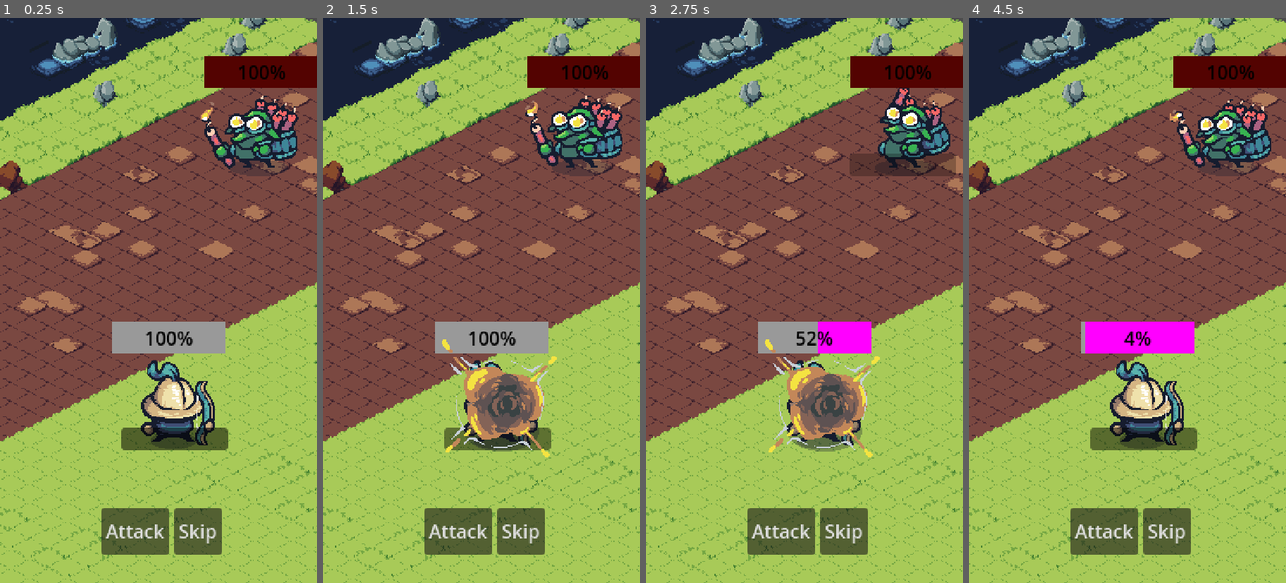
Above: before the commit, frames 1-4 (left to right).
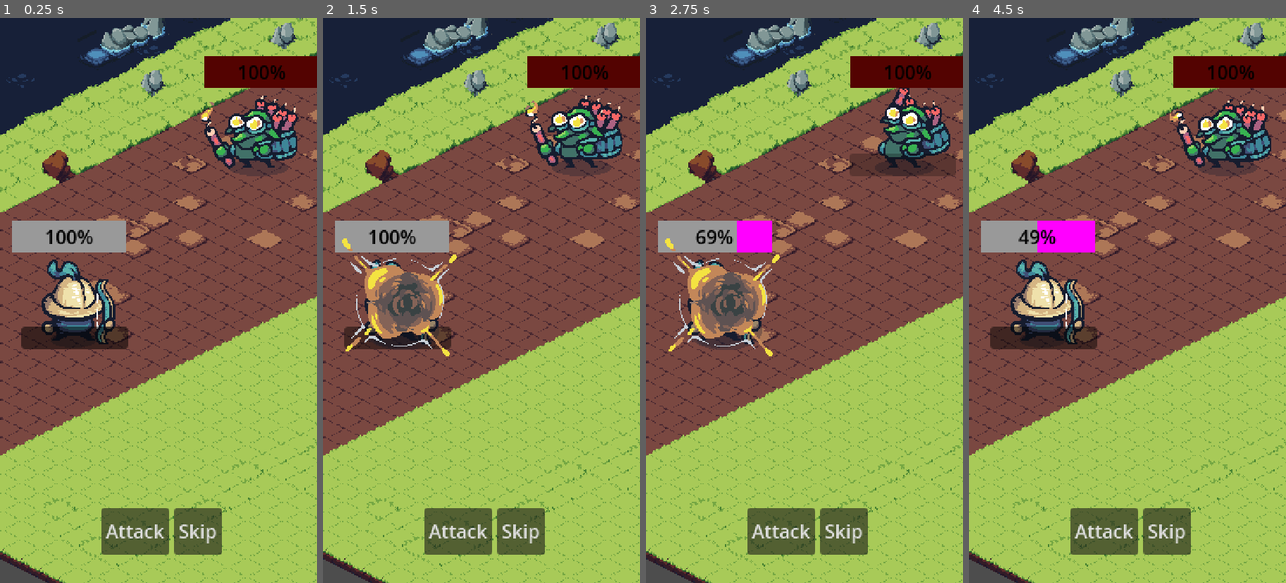
Above: after the commit, the same moments.

Repository: danilolpa/aurora-s-embrace-prototype
Game: Godot game, scene res://world_isometric.tscn
The game is run twice, just before and just after one commit, with the same random seed, the same clock (stepped at 60 frames per second) and the same inputs.
Inputs:
- Up to frame 1 (0.25 s): no input
- Up to frame 2 (1.5 s): click "Skip" at 0.5 s; click "Skip" at 1.25 s
- Up to frame 3 (2.75 s): hold D (move_right) from 2.03 s (still down)
- Up to frame 4 (4.5 s): release D (move_right) at 2.78 s; hold S (move_down) 2.78-3.53 s; hold D (move_right) 3.53-4.28 s; hold W (move_up) from 4.28 s (still down)

The runs differ from the first frame. In frame 1, 33% of the frame differs, in the area x 0-100%, y 0-100%; in frame 2, 34%; in frame 3, 34%; in frame 4, 33%.

Commit message:
ajustes no enemy_battler

Diff:
--- a/Battle/enemy_battler_1.tres
+++ b/Battle/enemy_battler_1.tres
@@ -6,6 +6,6 @@
 script = ExtResource("1_vpwje")
 type = 0
 max_hp = 300
-min_damage = 150
+min_damage = 1
 max_damage = 200
 turn_speed = 50
--- a/Battle/player_battler_1.tres
+++ b/Battle/player_battler_1.tres
@@ -6,6 +6,6 @@
 script = ExtResource("1_y2q2p")
 type = 0
 max_hp = 400
-min_damage = 100
-max_damage = 200
+min_damage = 200
+max_damage = 400
 turn_speed = 50
--- /dev/null
+++ b/Characters/base_character.gd
@@ -0,0 +1,51 @@
+extends Node
+
+# Propriedades comuns
+@export var character_name: String = "Unnamed"
+@export var job: String = "None"
+@export var level: int = 1
+@export var experience: int = 0
+
+# Stats básicos
+var stats: Dictionary = {}
+var resource: Dictionary = {}
+
+func _ready():
+	# Inicializa stats e recursos baseados no job
+	initialize_stats(job)
+	initialize_resource(job)
+
+# Inicializa os stats baseados no job
+func initialize_stats(job_name: String):
+	var stats_by_job = {
+		"Knight": {"hp": 100, "attack": 15, "defense": 10},
+		"Druid": {"hp": 70, "attack": 10, "defense": 5, "mana": 50},
+		"Paladin": {"hp": 120, "attack": 12, "defense": 12, "mana": 30}
+	}
+	stats = stats_by_job.get(job_name, {"hp": 50, "attack": 5, "defense": 5})
+
+# Inicializa o recurso (Mana, Stamina, etc.)
+func initialize_resource(job_name: String):
+	var resource_by_job = {
+		"Knight": {"type": "Stamina", "value": 100},
+		"Druid": {"type": "Mana", "value": 50},
+		"Paladin": {"type": "Mana", "value": 30}
+	}
+	resource = resource_by_job.get(job_name, {"type": "None", "value": 0})
+
+# Ganha experiência e sobe de nível se necessário
+func gain_experience(amount: int):
+	experience += amount
+	while experience >= get_experience_to_level_up():
+		level_up()
+
+# Experiência necessária para subir de nível
+func get_experience_to_level_up() -> int:
+	return level * 100 # Exemplo simples: 100 XP por nível
+
+# Lógica para subir de nível
+func level_up():
+	level += 1
+	experience -= get_experience_to_level_up()
+	stats["hp"] += 10 # Exemplo de ganho de atributo
+	print("%s subiu para o nível %d!" % [name, level])
--- a/Characters/base_character.tscn
+++ b/Characters/base_character.tscn
@@ -1,3 +1,6 @@
-[gd_scene format=3 uid="uid://c6q11rhqyygal"]
+[gd_scene load_steps=2 format=3 uid="uid://c6q11rhqyygal"]
+
+[ext_resource type="Script" path="res://Characters/base_character.gd" id="1_tktsm"]
 
 [node name="BaseCharacter" type="CharacterBody2D"]
+script = ExtResource("1_tktsm")
--- /dev/null
+++ b/Characters/character_database.gd
@@ -0,0 +1,32 @@
+extends Node
+
+var save_path: String = "user://characters.save" # Caminho para o arquivo salvo
+
+# Salva o personagem no arquivo
+func save_character(character: Node):
+	var file = FileAccess.open(save_path, FileAccess.WRITE) # Abrindo o arquivo para escrita
+	if file:
+		var data = {
+			"name": character.name,
+			"job": character.job,
+			"level": character.level,
+			"experience": character.experience,
+			"stats": character.stats,
+			"resource": character.resource
+		}
+		file.store_var(data) # Armazena os dados no arquivo
+		file.close()
+		print("Personagem salvo com sucesso!")
+	else:
+		print("Erro ao salvar o personagem.")
+
+# Carrega o personagem do arquivo
+func load_character() -> Dictionary:
+	var file = FileAccess.open(save_path, FileAccess.READ) # Abrindo o arquivo para leitura
+	if file:
+		var data = file.get_var() # Lê os dados armazenados
+		file.close()
+		return data
+	else:
+		print("Arquivo não encontrado.")
+		return {}
--- a/Characters/character_prototype.gd
+++ /dev/null
@@ -1,30 +0,0 @@
-extends CharacterBody2D
-
-# Velocidade de movimento do personagem
-var MOVE_SPEED = 200
-
-func _physics_process(delta):
-	pass
-	#var direction = Vector2.ZERO
-#
-	## Input de movimento
-	#if Input.is_action_pressed("move_down"): # Direita
-		#direction.x += 1
-	#if Input.is_action_pressed("move_up"):  # Esquerda
-		#direction.x -= 1
-	#if Input.is_action_pressed("move_left"):  # Baixo
-		#direction.y += 1
-	#if Input.is_action_pressed("move_right"):    # Cima
-		#direction.y -= 1
-#
-	## Ajustar a direção para se alinhar ao grid isométrico
-	#var iso_direction = Vector2(
-		#direction.x - direction.y,  # Mover em X isométrico
-		#(direction.x + direction.y) / 2  # Mover em Y isométrico
-	#)
-#
-	## Aplicar velocidade ao movimento
-	#velocity = iso_direction.normalized() * MOVE_SPEED
-#
-	## Move o personagem
-	#move_and_slide()
--- a/Characters/character_prototype.tscn
+++ /dev/null
@@ -1,78 +0,0 @@
-[gd_scene load_steps=11 format=3 uid="uid://dg2dce0238cfo"]
-
-[ext_resource type="Script" path="res://Characters/character_prototype.gd" id="1_igpdi"]
-[ext_resource type="Texture2D" uid="uid://cqcniokjppday" path="res://Characters/Assets/Warrior_Blue.png" id="2_b00wg"]
-
-[sub_resource type="AtlasTexture" id="AtlasTexture_3janl"]
-atlas = ExtResource("2_b00wg")
-region = Rect2(0, 0, 192, 192)
-
-[sub_resource type="AtlasTexture" id="AtlasTexture_ls4b5"]
-atlas = ExtResource("2_b00wg")
-region = Rect2(192, 0, 192, 192)
-
-[sub_resource type="AtlasTexture" id="AtlasTexture_6paln"]
-atlas = ExtResource("2_b00wg")
-region = Rect2(384, 0, 192, 192)
-
-[sub_resource type="AtlasTexture" id="AtlasTexture_ohcvt"]
-atlas = ExtResource("2_b00wg")
-region = Rect2(576, 0, 192, 192)
-
-[sub_resource type="AtlasTexture" id="AtlasTexture_o8wcr"]
-atlas = ExtResource("2_b00wg")
-region = Rect2(768, 0, 192, 192)
-
-[sub_resource type="AtlasTexture" id="AtlasTexture_lwunx"]
-atlas = ExtResource("2_b00wg")
-region = Rect2(960, 0, 192, 192)
-
-[sub_resource type="SpriteFrames" id="SpriteFrames_bv4r2"]
-animations = [{
-"frames": [{
-"duration": 1.0,
-"texture": SubResource("AtlasTexture_3janl")
-}, {
-"duration": 1.0,
-"texture": SubResource("AtlasTexture_ls4b5")
-}, {
-"duration": 1.0,
-"texture": SubResource("AtlasTexture_6paln")
-}, {
-"duration": 1.0,
-"texture": SubResource("AtlasTexture_ohcvt")
-}, {
-"duration": 1.0,
-"texture": SubResource("AtlasTexture_o8wcr")
-}, {
-"duration": 1.0,
-"texture": SubResource("AtlasTexture_lwunx")
-}],
-"loop": true,
-"name": &"default",
-"speed": 10.0
-}]
-
-[sub_resource type="CapsuleShape2D" id="CapsuleShape2D_4fkrq"]
-radius = 4.04663
-height = 29.9649
-
-[node name="CharacterPrototype" type="CharacterBody2D"]
-script = ExtResource("1_igpdi")
-
-[node name="AnimatedSprite2D" type="AnimatedSprite2D" parent="."]
-position = Vector2(0, -32)
-scale = Vector2(0.5, 0.5)
-sprite_frames = SubResource("SpriteFrames_bv4r2")
-autoplay = "default"
-frame_progress = 0.0858722
-
-[node name="CollisionShape2D" type="CollisionShape2D" parent="."]
-rotation = 1.5708
-shape = SubResource("CapsuleShape2D_4fkrq")
-
-[node name="ProgressBar" type="ProgressBar" parent="."]
-offset_left = -56.0
-offset_top = -88.0
-offset_right = 56.0
-offset_bottom = -61.0
--- a/Characters/enemy_battler.gd
+++ b/Characters/enemy_battler.gd
@@ -62,4 +62,4 @@
 	if current_hp <= 8:
 		current_hp = 0
 		dead.emit (self)
-		queue_free()
+		#queue_free()
--- a/world_isometric.gd
+++ b/world_isometric.gd
@@ -4,8 +4,10 @@
 @onready var turn_action_buttons: HBoxContainer = $CanvasLayer/TurnActionButtons
 @onready var skip_turn_button: Button = $CanvasLayer/TurnActionButtons/SkipTurnButton
 @onready var attack_button: Button = $CanvasLayer/TurnActionButtons/AttackButton
+@onready var restart_button: Button = $CanvasLayer/RestartButton
 @onready var battle_end_panel: Panel = $CanvasLayer/BattleEndPanel
 @onready var battle_end_text: RichTextLabel = $CanvasLayer/BattleEndPanel/BattleEndText
+@onready var battleTime: CanvasLayer = $CanvasLayer
 
 var all_battlers = []
 var player_battlers = []
@@ -14,6 +16,16 @@
 var current_turn_index: int
 
 func _ready()-> void:
+	_start_combat()
+	restart_button.visible = false
+	restart_button.pressed.connect(_restart_combat)
+
+func _restart_combat() -> void:
+	_start_combat()
+
+
+func _start_combat() -> void:
+	battleTime.show()
 	turn_action_buttons.hide()
 	battle_end_panel.hide()
 	player_battlers = get_tree().get_nodes_in_group("PlayerBattler")
@@ -54,7 +66,7 @@
 func _next_turn()->void:
 	if turn_action_buttons.visible:
 		turn_action_buttons.hide()
-	current_turn.stop_turn()
+		current_turn.stop_turn()
 
 	if _check_for_battle_end() == false:
 		current_turn_index = (current_turn_index + 1) % all_battlers.size()
@@ -105,6 +117,8 @@
 	battle_end_text.clear()
 	battle_end_text.append_text("[center]%s" % [message])
 	battle_end_panel.show()
+	restart_button.show()
+
 
 	if turn_action_buttons.visible:
 		turn_action_buttons.hide()
--- a/world_isometric.tscn
+++ b/world_isometric.tscn
@@ -10,18 +10,27 @@
 metadata/_edit_vertical_guides_ = [0.0, 270.0]
 
 [node name="TerrainManager" parent="." instance=ExtResource("1_rnbgh")]
-position = Vector2(3, 0)
+position = Vector2(44, -9)
 
 [node name="EnemyBattler" parent="." instance=ExtResource("2_4ycaf")]
 position = Vector2(218, 95)
 
 [node name="PlayerBattler" parent="." instance=ExtResource("3_1i0co")]
-position = Vector2(148, 328)
+position = Vector2(63, 242)
 
 [node name="Camera2D" type="Camera2D" parent="."]
 position = Vector2(135, 240)
 
 [node name="CanvasLayer" type="CanvasLayer" parent="."]
+visible = false
+
+[node name="RestartButton" type="Button" parent="CanvasLayer"]
+offset_left = 106.0
+offset_top = 335.0
+offset_right = 171.0
+offset_bottom = 375.0
+text = "Restart
+"
 
 [node name="TurnActionButtons" type="HBoxContainer" parent="CanvasLayer"]
 offset_left = 86.0
